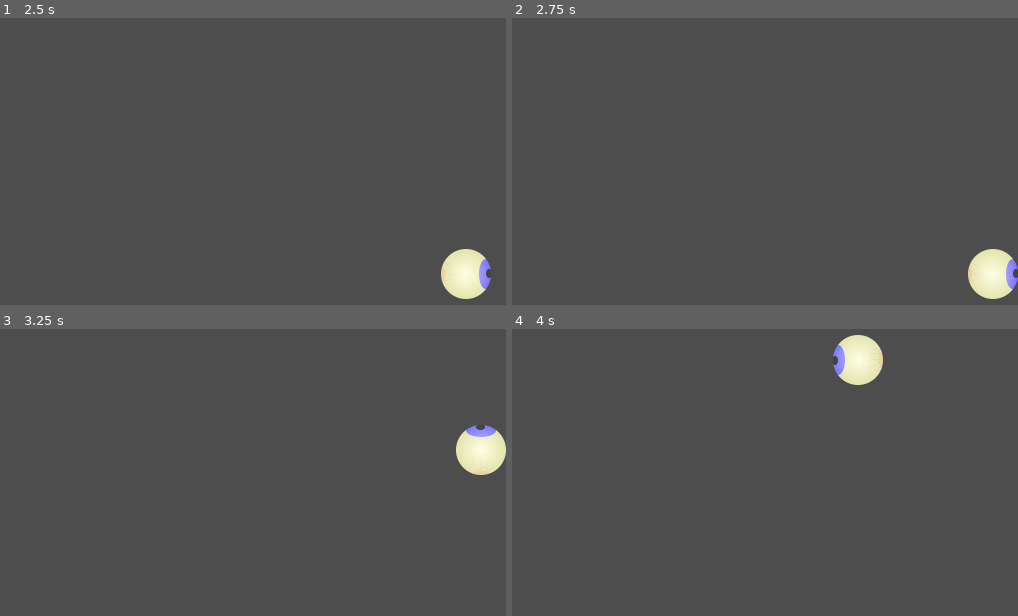
Above: before the commit, frames 1-4 (two rows, left to right).
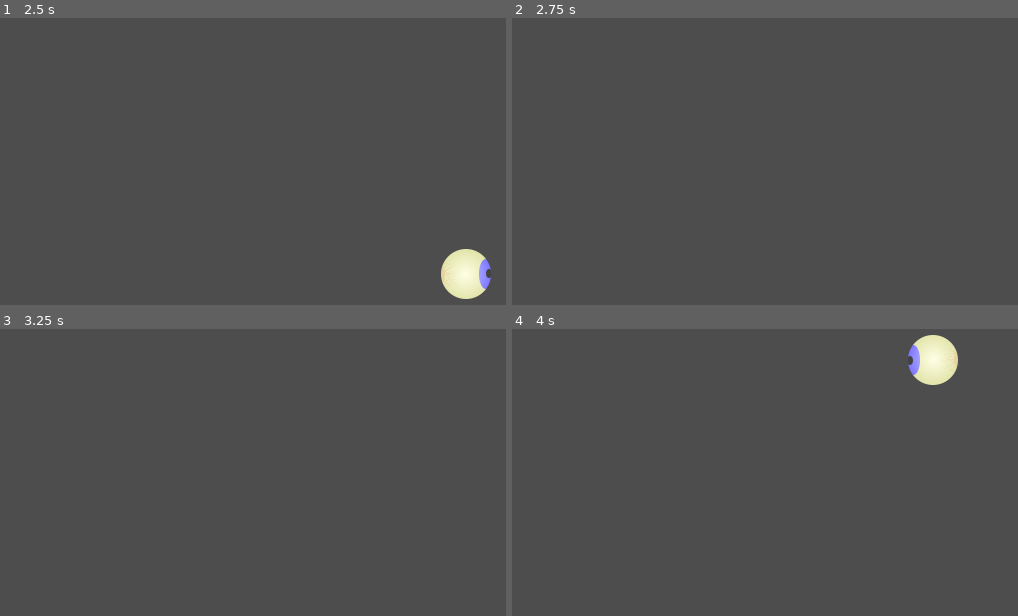
Above: after the commit, the same moments.

Repository: Stev51/dungeon-game
Game: Godot game, scene res://scenes/world.tscn
Same seed, same stepped clock (60 frames per second), same inputs: the game is played once before the commit and once after it.
Inputs:
- Up to frame 1 (2.5 s): tap Enter at 0.5 s; hold Right (ui_right) 0.53-1.28 s; hold Down (ui_down) 1.28-2.03 s; hold Right (ui_right) from 2.03 s (still down)
- Up to frame 2 (2.75 s): keep holding Right (ui_right)
- Up to frame 3 (3.25 s): release Right (ui_right) at 2.78 s; hold Up (ui_up) from 2.78 s (still down)
- Up to frame 4 (4 s): release Up (ui_up) at 3.53 s; hold Left (ui_left) from 3.53 s (still down)

Frame 1 is identical in both runs. In frame 2, 1.4% of the frame differs, in the area x 90-100%, y 80-98%; in frame 3, 1.4%; in frame 4, 2.7%, in the area x 63-89%, y 2-20%.

Commit message:
undoing clamping

Diff:
--- a/scenes/player.gd
+++ b/scenes/player.gd
@@ -1,17 +1,10 @@
 extends CharacterBody2D
 
 const SPEED = 300.0
-const MARGIN = 25
 
 var vel = Vector2.ZERO
-var close_edge = Vector2(MARGIN, MARGIN)
-var far_edge
-
-func _ready():
-	far_edge = get_viewport_rect().size - close_edge
 
 func _physics_process(delta):
-
 	move_player()
 
 func move_player():
@@ -32,4 +25,3 @@
 		rotation = velocity.angle()
 
 	move_and_slide()
-	position = position.clamp(close_edge, far_edge)
